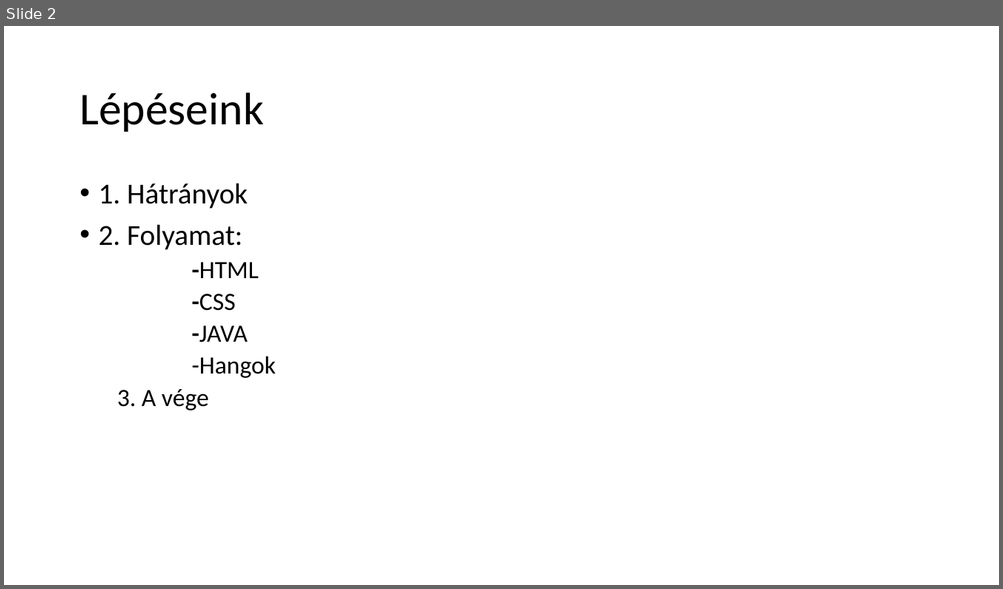
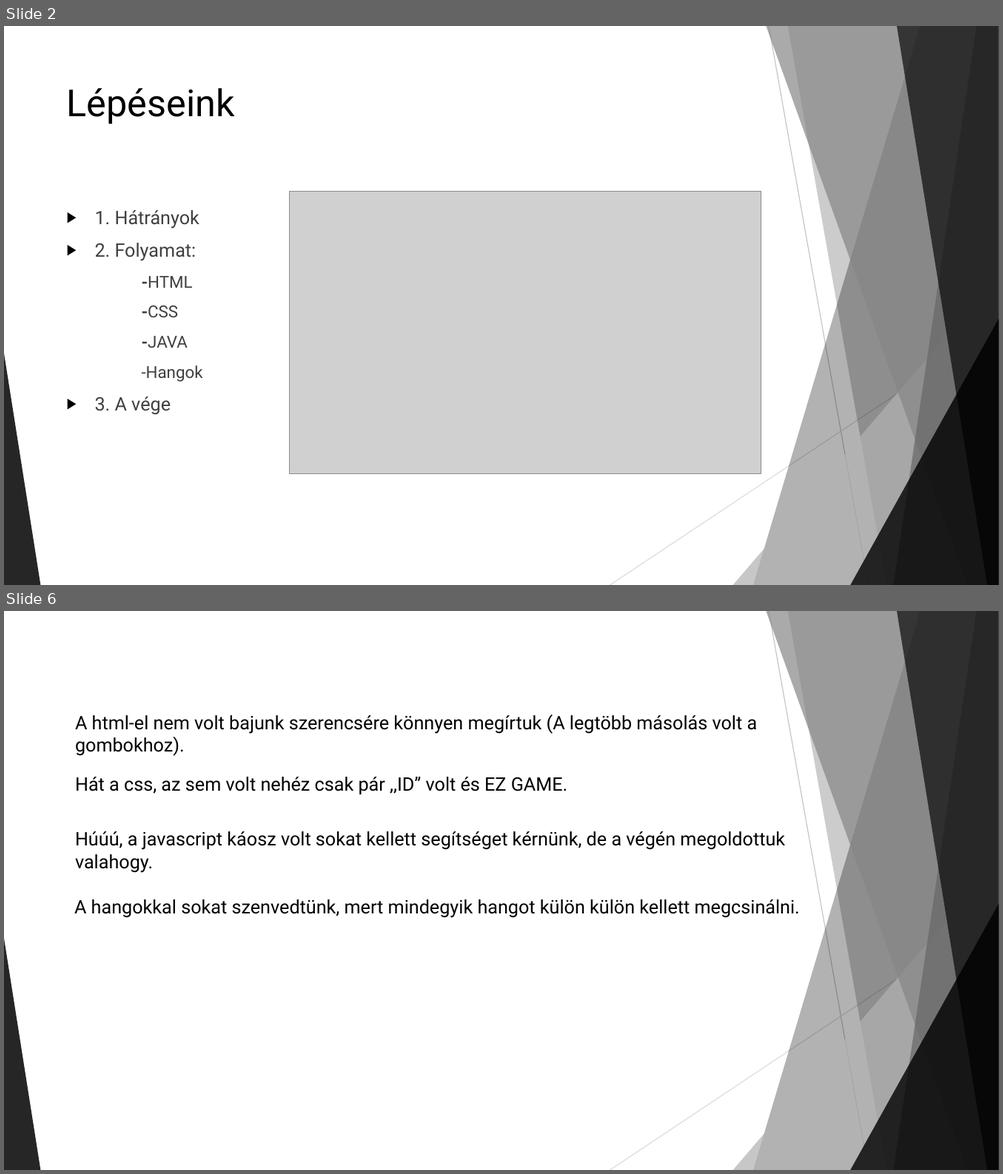
Before and after one commit to MrTakasu/Zongora, a slide deck: A Zongora.pptx. Shown one above the other, each under a label of ours: slide 2 before the commit, slides 2 and 6 after it; the slides between them are not shown. The pictures are 1003x589 and 1003x1174 pixels, drawn with LibreOffice and Linux fonts; fonts in the diff are those of the drawing; grey boxes stand for pictures. Boxes give left, top, right and bottom in pixels: in the first picture for what was removed or moved away, otherwise in the second. Text is boxed around its words. In the diff, an @@ line names an element or a change of style, - is before the commit and + after.

```diff
--- a/A Zongora.pptx
+++ b/A Zongora.pptx
@@ slide 6 added at (4, 611, 999, 1170), background #FFFFFF; not listed: 10 template elements that a slide beside it also shows @@
@@ text added at (75, 715, 757, 734), 18 pt, text #000000 @@
+A html-el nem volt bajunk szerencsére könnyen megírtuk (A legtöbb másolás volt a gombokhoz).
@@ text added at (75, 777, 568, 795), 18 pt, text #000000 @@
+Hát a css, az sem volt nehéz csak pár ,,ID” volt és EZ GAME.
@@ text added at (75, 832, 785, 850), 18 pt, text #000000 @@
+Húúú, a javascript káosz volt sokat kellett segítséget kérnünk, de a végén megoldottuk valahogy.
@@ text added at (74, 900, 800, 918), 18 pt, text #000000 @@
+A hangokkal sokat szenvedtünk, mert mindegyik hangot külön külön kellett megcsinálni.
@@ slide 2 changed as well @@
@@ title "Lépéseink": place and size @@
-title "Lépéseink" at (79, 93, 264, 132)
+title "Lépéseink" at (67, 88, 235, 124)
@@ title "Lépéseink" at (67, 88, 235, 124): size 44 to 36 pt, font Calibri to Roboto; line spacing 0.9 to 1; vertical alignment middle to top @@
@@ text "1. Hátrányok": place and size @@
-text "1. Hátrányok" at (99, 183, 276, 411)
+text "1. Hátrányok" at (95, 210, 203, 415)
@@ text "1. Hátrányok" at (95, 210, 203, 415): size 28 to 18 pt in "1. Hátrányok", "2. Folyamat:"; font Calibri to Roboto, text colour #000000 to #404040; size 24 to 16 pt in "-HTML", "-CSS", "-JAVA", "-Hangok"; size 24 to 18 pt in "3. A vége"; bullet • to ▶; line spacing 0.9 to 1; more space between paragraphs; bullet none to ▶; list level 2 to 1 in "3. A vége" @@
@@ picture added at (289, 192, 760, 474) @@
@@ group added at (4, 26, 999, 585): 5 freeform shapes, 3 triangles, 2 lines @@
```
Also in this commit, not shown: 1 other slide changed, 4 other slides added, 1 slide removed.
